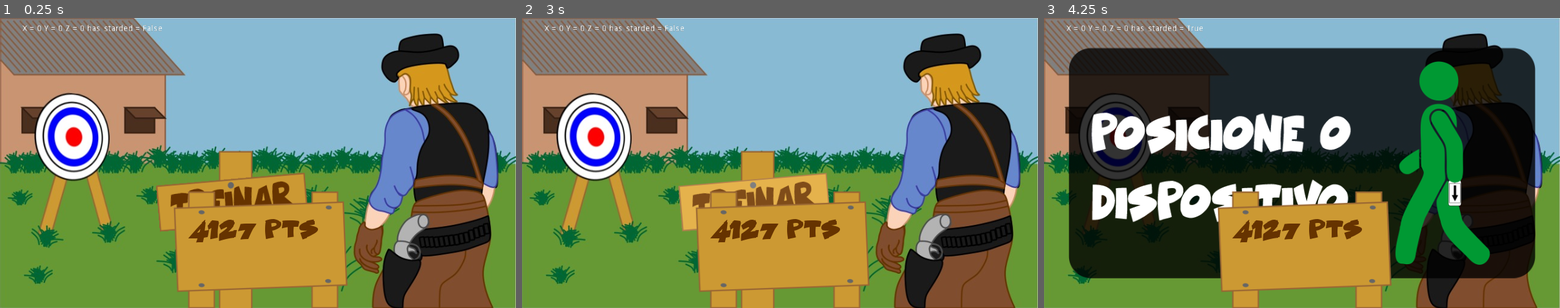
Above: before the commit, frames 1-3 (left to right).
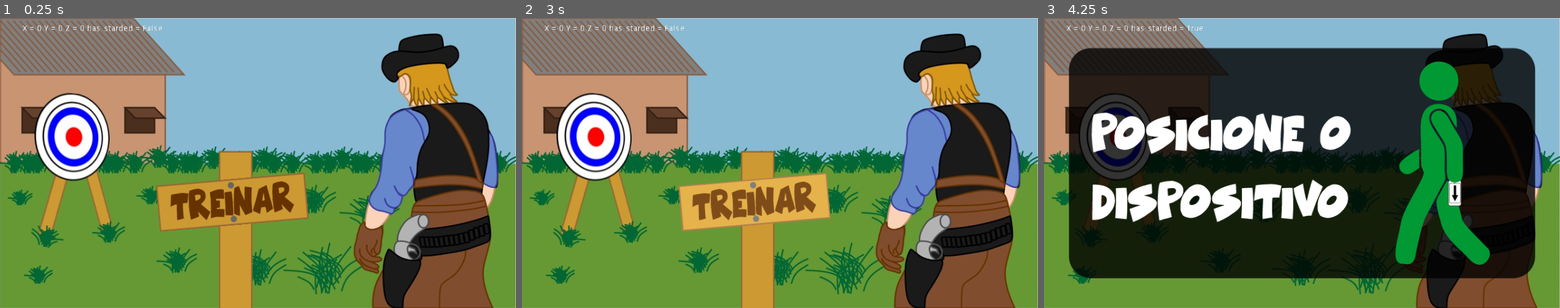
Above: after the commit, the same moments.

Repository: carlospazuzu/ProjetoFinalTEP
Game: Godot game, scene res://scenes/treino/TreinoScreen.tscn
The game is run twice, just before and just after one commit, with the same random seed, the same clock (stepped at 60 frames per second) and the same inputs. This scene is started directly instead of the project's main scene.
Inputs (mouse positions are in pixels of both pictures, inside the frame that each line leads up to):
- Up to frame 1 (0.25 s): no input
- Up to frame 2 (3 s): tap Enter at 0.5, 2 s; move the mouse to (893, 148) at 0.52 s; click (893, 148) at 0.67 s; tap Space at 1.25, 2.75 s; move the mouse to (676, 177) at 1.27 s; click (676, 177) at 1.42 s; move the mouse to (831, 99) at 2.02 s; click (831, 99) at 2.17 s; move the mouse to (754, 221) at 2.77 s; click (754, 221) at 2.92 s
- Up to frame 3 (4.25 s): tap Enter at 3.5 s; move the mouse to (1456, 206) at 3.52 s; click (1456, 206) at 3.67 s

The runs differ from the first frame. In frame 1, 8.8% of the frame differs, in the area x 33-68%, y 59-100%; in frame 2, 9.5%; in frame 3, 11%.

Commit message:
changed final score positions to right places

Diff:
--- a/scenes/treino/TreinoScreen.gd
+++ b/scenes/treino/TreinoScreen.gd
@@ -76,14 +76,28 @@
 		$CountdownTimer.stop()
 		is_allowed_to_aim = true
 
+func _getProperSpaces(score):
+	var digits = 4 - len(str(int(score)))
+
+	match digits:
+		0:
+			return ''
+		1:
+			return ' '
+		2:
+			return '  '
+		3:
+			return '    '
+
+
 func _on_ShootTouchButton_pressed():
 	var x = Input.get_accelerometer().x
 
 	if is_allowed_to_shoot:
 		$CountDownImage.visible = false
 		var final_score = (BASE_NUMBER / time_elapsed) * (100 - (abs(x) * 100))
-		$ScoreText.text = str(int(final_score)) + ' PTS'
-		$ReactionTimeText.text = 'REACAO: ' + str(time_elapsed)
+		$ScoreText.text = _getProperSpaces(final_score) + str(int(final_score)) + ' PTS'
+		$ReactionTimeText.text = 'REACAO: ' + str(time_elapsed) + ' s'
 		$PrecisionText.text = 'PRECISAO: ' + str(int(100 - (abs(x) * 100)))+ '%'
 		$SoundFX.stream = sfx3
 		$SoundFX.play()
--- a/scenes/treino/TreinoScreen.tscn
+++ b/scenes/treino/TreinoScreen.tscn
@@ -95,6 +95,7 @@
 texture = ExtResource( 11 )
 
 [node name="FinalScoreBoard" type="Sprite" parent="."]
+visible = false
 position = Vector2( 430, 384 )
 texture = ExtResource( 14 )
 
@@ -106,16 +107,15 @@
 rect_rotation = -1.51884
 custom_fonts/normal_font = SubResource( 1 )
 custom_colors/default_color = Color( 0.4, 0.2, 0, 1 )
-text = "4127 PTS"
 __meta__ = {
 "_edit_use_anchors_": false
 }
 
 [node name="ReactionTimeText" type="RichTextLabel" parent="."]
-margin_left = 333.0
-margin_top = 373.0
-margin_right = 537.0
-margin_bottom = 401.0
+margin_left = 326.0
+margin_top = 383.0
+margin_right = 551.0
+margin_bottom = 411.0
 rect_rotation = -2.74178
 custom_fonts/normal_font = SubResource( 2 )
 custom_colors/default_color = Color( 0.4, 0.2, 0, 1 )
@@ -124,10 +124,10 @@
 }
 
 [node name="PrecisionText" type="RichTextLabel" parent="."]
-margin_left = 342.0
-margin_top = 402.0
-margin_right = 529.0
-margin_bottom = 435.0
+margin_left = 335.0
+margin_top = 412.0
+margin_right = 522.0
+margin_bottom = 445.0
 rect_rotation = -3.82996
 custom_fonts/normal_font = SubResource( 3 )
 custom_colors/default_color = Color( 0.4, 0.2, 0, 1 )
Not shown, added: resources/audio/error.wav.import
Not shown, added: resources/audio/error.wav
